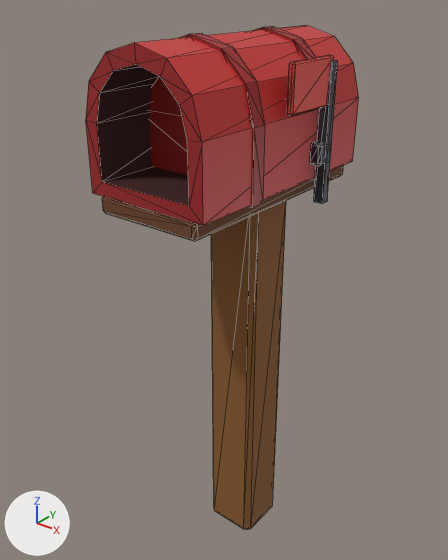
A saved change to the FBX model art_source/unity/environments/v030_props/Prop_Mailbox.fbx.
One viewpoint serves both versions: a 50 mm camera at (0.82, -1.075, 1.459) aimed at (-0.054, 0.018, 0.781). The axes (+X, +Y, +Z) are drawn at lower left. The lights are the same throughout. The older version comes first. Mesh edges are drawn as thin lines. Vertices at exactly the same position are counted once.

Names of what the first picture shows: 'Prop_Mailbox'.
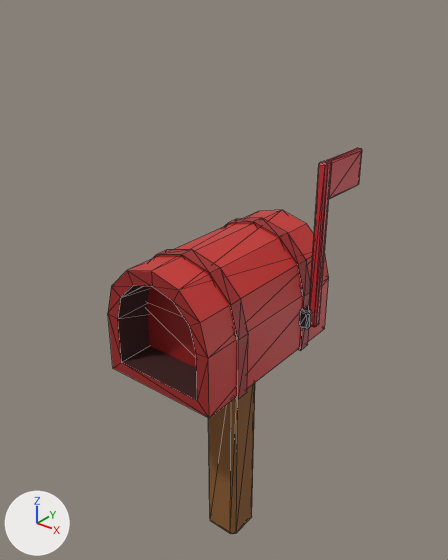
Where the change shows, as pixel boxes [x1, y1, x2, y2] in the pictures (448 x 560 px; the box of a moved part takes in the faces that stretch with it):
```json
{"object": "Prop_Mailbox", "change": "reshaped", "before": [86, 26, 359, 530], "after": [108, 148, 362, 534], "on screen": "7% narrower, 23% shorter"}
{"part": 1, "of": "me_prop_mailbox", "change": "moved or reshaped", "before": [149, 33, 265, 208], "after": [147, 250, 248, 400]}
{"part": 2, "of": "me_prop_mailbox", "change": "moved or reshaped", "before": [253, 26, 320, 180], "after": [224, 218, 310, 351], "on screen": "mostly hidden before"}
{"part": 3, "of": "me_prop_mailbox", "change": "moved or reshaped", "before": [310, 140, 332, 166], "after": [299, 305, 312, 329]}
{"part": 4, "of": "me_prop_mailbox", "change": "moved or reshaped", "before": [287, 55, 334, 116], "after": [327, 148, 362, 199]}
{"part": 5, "of": "me_prop_mailbox", "change": "added", "after": [108, 210, 329, 418]}
{"part": 6, "of": "me_prop_mailbox", "change": "added", "after": [208, 383, 255, 534], "on screen": "brown"}
{"part": 7, "of": "me_prop_mailbox", "change": "added", "after": [309, 161, 332, 327], "on screen": "red"}
{"part": 8, "of": "me_prop_mailbox", "change": "deleted", "before": [86, 26, 359, 226]}
{"part": 9, "of": "me_prop_mailbox", "change": "deleted", "before": [102, 165, 344, 241], "on screen": "brown"}
{"part": 10, "of": "me_prop_mailbox", "change": "deleted", "before": [211, 60, 338, 530]}
```

Edits to the scene script, one JSON object a line:
```json
{"block": "me_prop_mailbox", "where": "# used by ob_prop_mailbox; location = (0.0, 0.0, 0.0)"}
{"op": "remove", "block": "me_prop_mailbox", "code": "me_prop_mailbox.from_pydata(...)  # 176 vertices, 320 faces; spans x -0.168..0.168, y -0.28..0.28, z 0.0..1.365"}
{"op": "add", "block": "me_prop_mailbox", "code": "me_prop_mailbox.from_pydata(...)  # 192 vertices, 352 faces; spans x -0.172..0.172, y -0.266..0.266, z 0.0..1.1"}
{"block": "me_prop_mailbox", "change": "me_prop_mailbox part 1: the loose piece of 18 vertices spanning x -0.168..0.142, y -0.138..-0.102, z 1.056..1.365 is moved by (-0.004, -0.036, -0.44)"}
{"block": "me_prop_mailbox", "change": "me_prop_mailbox part 2: the loose piece of 18 vertices spanning x -0.168..0.142, y 0.102..0.138, z 1.056..1.365 is moved by (-0.004, -0.016, -0.44)"}
{"block": "me_prop_mailbox", "change": "me_prop_mailbox part 3: the loose piece of 24 vertices spanning x 0.134..0.164, y 0.075..0.125, z 1.095..1.145 is moved by (-0.004, 0.004, -0.41)"}
{"block": "me_prop_mailbox", "change": "me_prop_mailbox part 4: the loose piece of 24 vertices spanning x 0.15..0.164, y -0.045..0.105, z 1.22..1.32 is scaled about its middle by (1.19, 1, 0.895), then moved by (0.003, 0.161, -0.215)"}
{"block": "me_prop_mailbox", "change": "me_prop_mailbox part 5: a new loose piece of 36 vertices spanning x -0.167..0.133, y -0.266..0.214, z 0.62..0.92"}
{"block": "me_prop_mailbox", "change": "me_prop_mailbox part 6: a new loose piece of 24 vertices spanning x -0.067..0.033, y -0.046..0.054, z 0.0..0.59, in mat_prop_mailbox_post (brown #8b5a2b)"}
{"block": "me_prop_mailbox", "change": "me_prop_mailbox part 7: a new loose piece of 24 vertices spanning x 0.148..0.172, y 0.092..0.116, z 0.69..1.1, in mat_prop_mailbox_flag (red #c62e36)"}
{"block": "me_prop_mailbox", "change": "me_prop_mailbox part 8: the loose piece of 36 vertices spanning x -0.163..0.137, y -0.28..0.28, z 1.06..1.36 is deleted"}
{"block": "me_prop_mailbox", "change": "me_prop_mailbox part 9: the loose piece of 24 vertices spanning x -0.143..0.117, y -0.28..0.28, z 1.02..1.06 is deleted"}
{"block": "me_prop_mailbox", "change": "me_prop_mailbox part 10"}
{"block": "me_prop_mailbox", "change": "32 vertices are removed from x -0.083..0.168, y -0.01..0.13, z 0.0..1.31"}
{"block": "me_prop_mailbox", "change": "56 faces are deleted"}
{"block": "me_prop_mailbox", "change": "other edits to the shape of me_prop_mailbox do not show in these pictures"}
```
